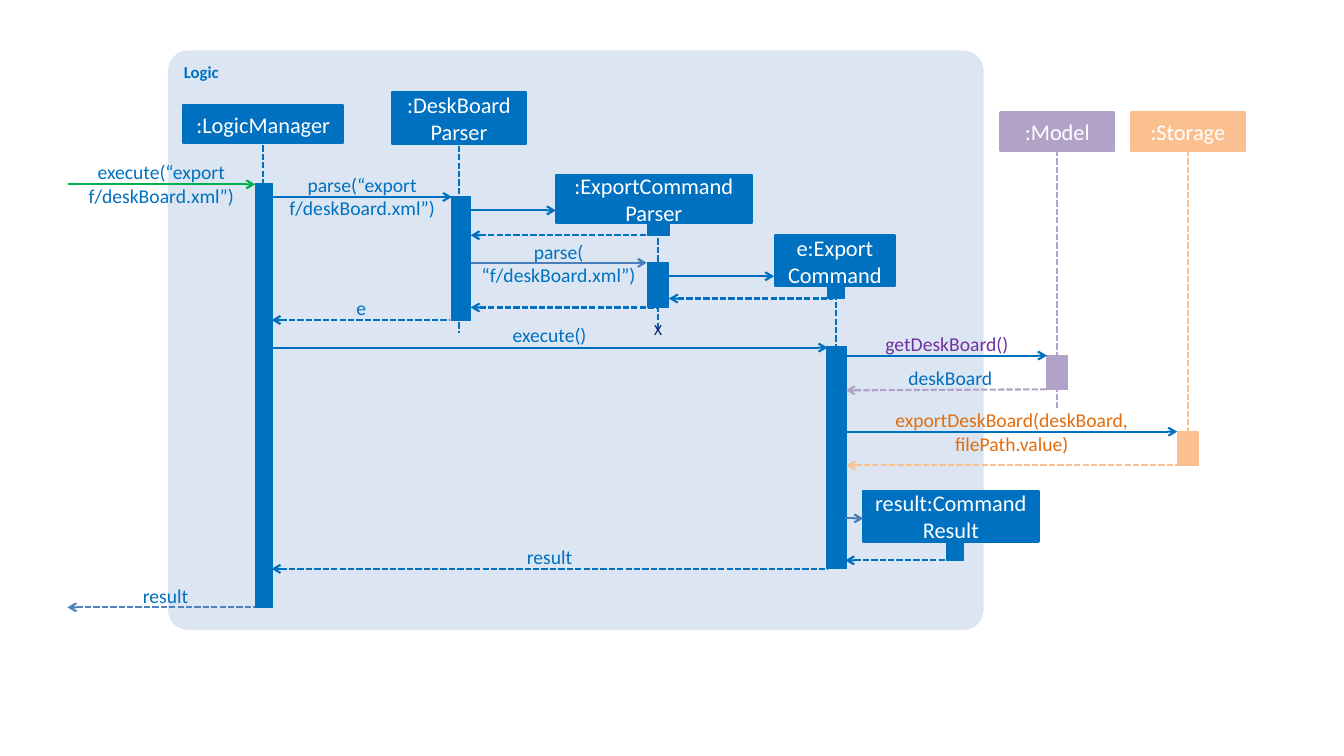
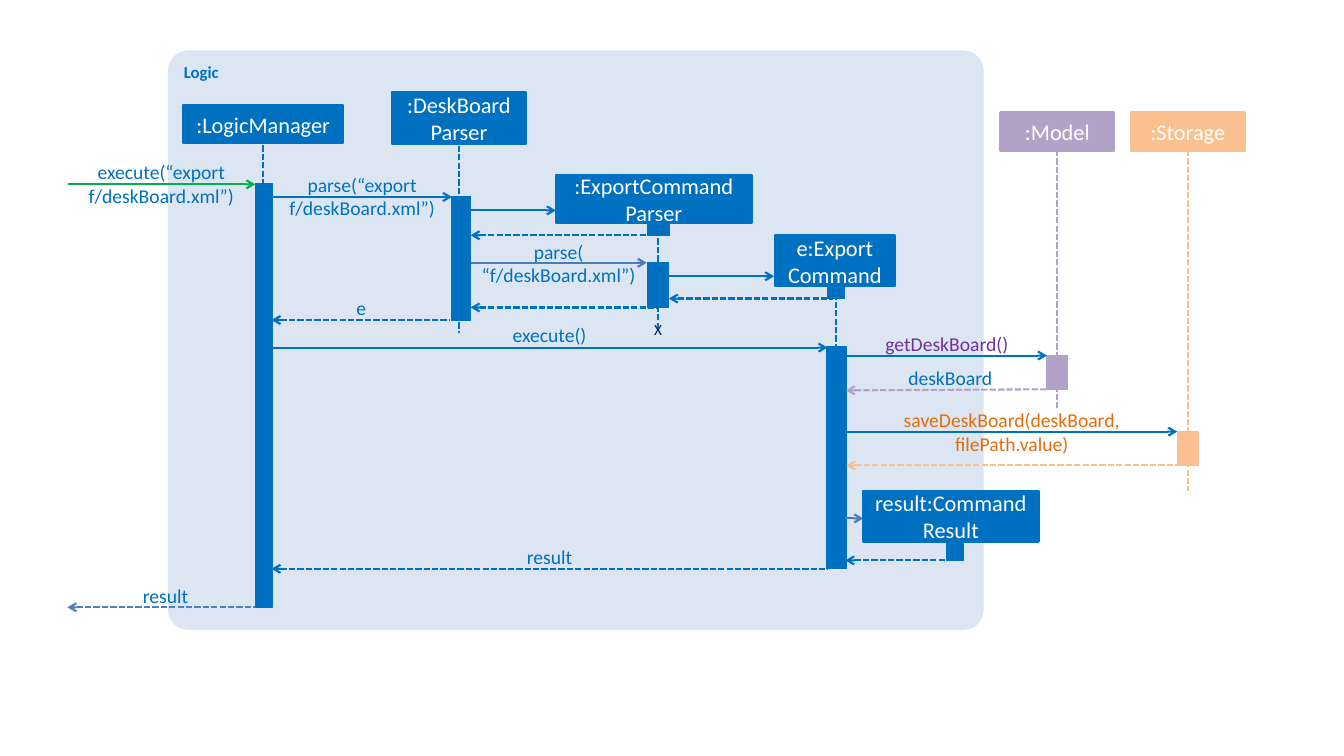
Before and after one commit to nus-cs2103-AY1718S2/addressbook-level4, a slide deck: slide 1 of docs/diagrams/ExportSequenceDiagram.pptx. Drawn at 1344x756 pixels with LibreOffice and Linux fonts; fonts in the diff are those of the drawing. Boxes give left, top, right and bottom in pixels: in the first picture for what was removed or moved away, otherwise in the second. Text is boxed around its words. In the diff, an @@ line names an element or a change of style, - is before the commit and + after.

```diff
--- a/docs/diagrams/ExportSequenceDiagram.pptx
+++ b/docs/diagrams/ExportSequenceDiagram.pptx
@@ line moved from (1188, 150) - (1188, 462) to (1188, 150) - (1188, 491) @@
@@ text at [904,413,1120,454]: text changed @@
-exportDeskBoard(deskBoard, filePath.value)
+saveDeskBoard(deskBoard, filePath.value)
```
Also in this commit, not shown: 35 other files.
